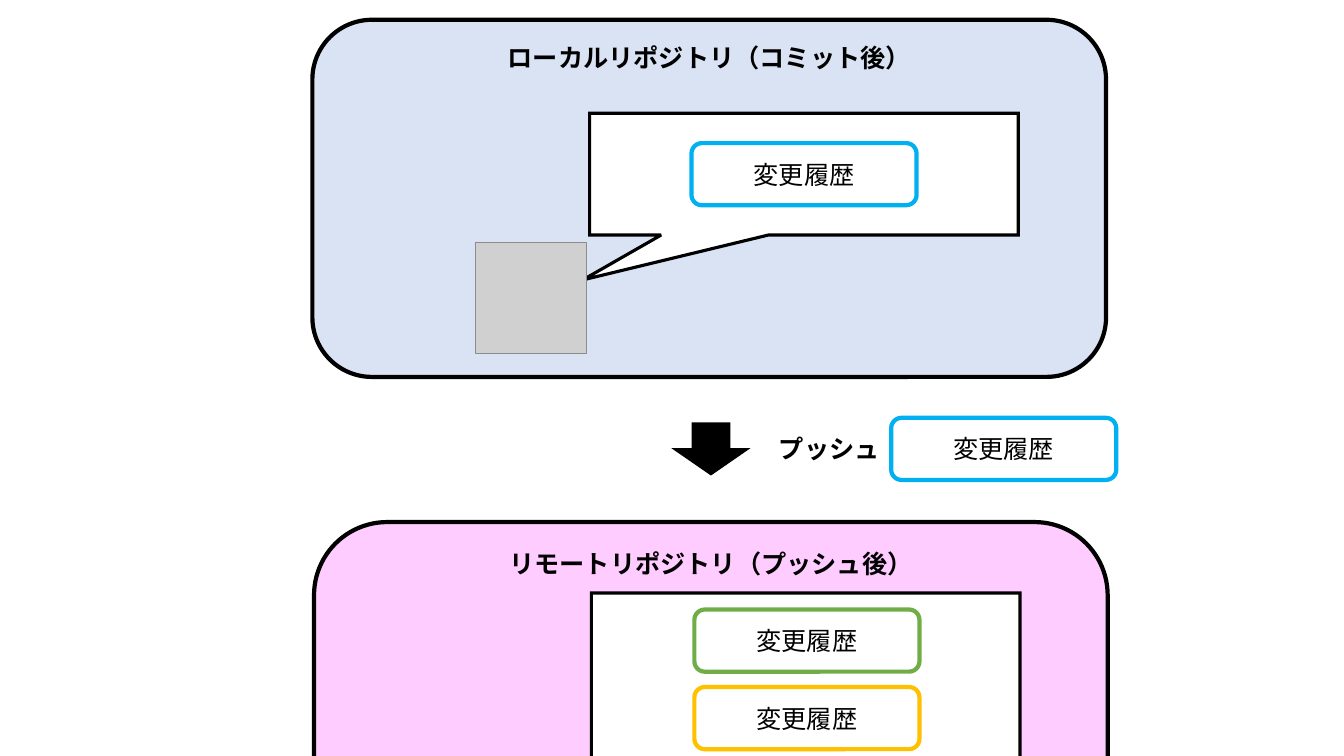
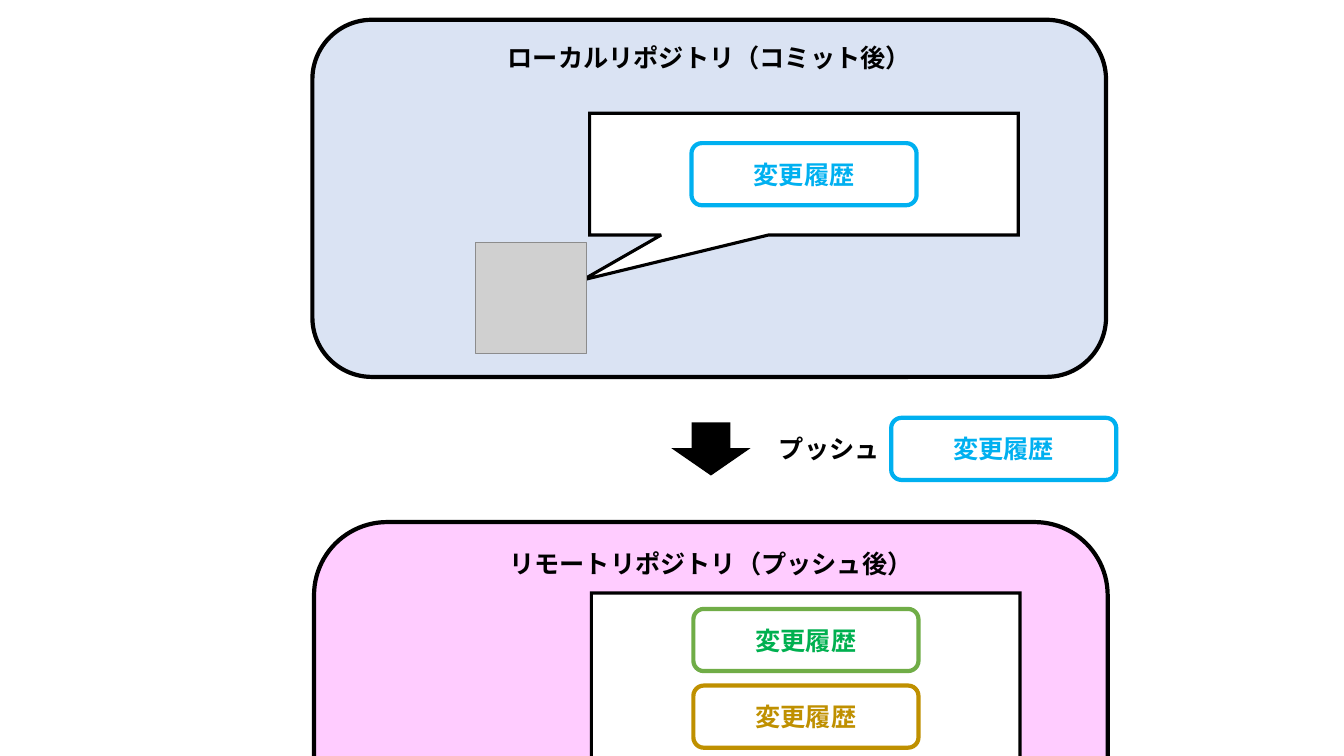
Before and after one commit to nishida2073/ai_navive, a slide deck: slide 24 of 01_テキスト/Git入門_図.pptx (slide 22 before the commit). Drawn at 1344x756 pixels with LibreOffice and Linux fonts; fonts in the diff are those of the drawing; grey boxes stand for pictures; background and template pictures are left out. Boxes give left, top, right and bottom in pixels: in the first picture for what was removed or moved away, otherwise in the second. Text is boxed around its words. In the diff, an @@ line names an element or a change of style, - is before the commit and + after.

```diff
--- a/01_テキスト/Git入門_図.pptx
+++ b/01_テキスト/Git入門_図.pptx
@@ rounded rectangle "変更履歴" at (x1=692, y1=143, x2=917, y2=206): text colour #000000 to #00B0F0, bold on @@
@@ rounded rectangle "変更履歴" at (x1=891, y1=418, x2=1116, y2=481): text colour #000000 to #00B0F0, bold on @@
@@ rounded rectangle "変更履歴" at (x1=694, y1=609, x2=919, y2=671): text colour #000000 to #00B050, bold on @@
@@ rounded rectangle "変更履歴" at (x1=694, y1=686, x2=919, y2=748): text colour #000000 to #BF9000, bold on; outline #FFC000 3 pt to #BF9000 3 pt @@
```
Also in this commit, not shown: 10 other slides changed, 18 slides added, 1 other file.
